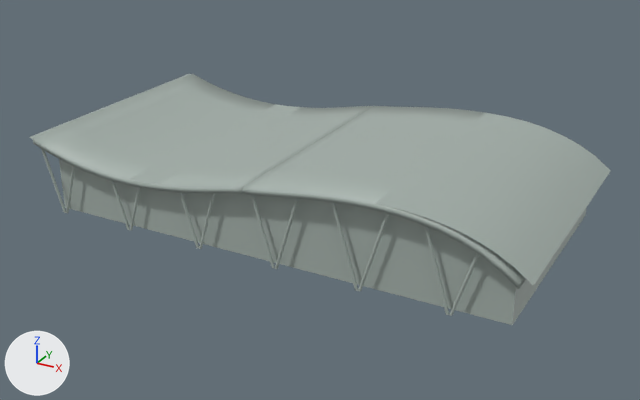
Two versions of the glTF model dist/assets/models/stadium.glb, one commit apart.
Before and after are seen from a 50 mm camera at (150.3, -218.3, 126.6) aimed at (16.1, 25.7, 4.5). Arrows for +X, +Y and +Z are at lower left; the lights stay in place. Where no turn or scale is listed for an object, it has been applied to the vertices. Vertices at the same position are counted once.

Objects in the first picture: 'Plane.001', 'Plane.002', 'SurfCurve', 'SurfCurve.001'.
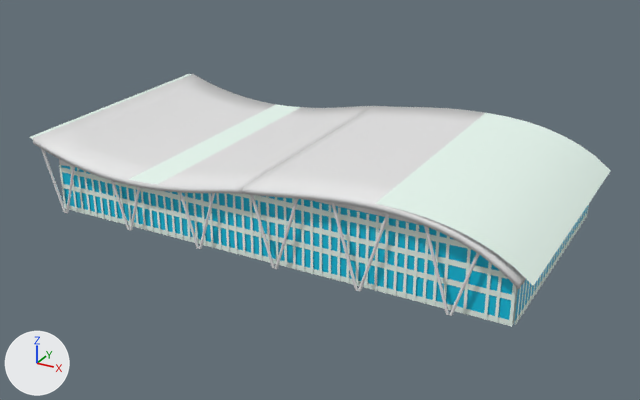
The newer file is also turned or shifted as a whole; pictures and numbers use the older file's frame.

Pixel boxes (x1, y1, x2, y2) of what changed, in the pictures (640 x 400 px):
'SurfCurve.001', recoloured (grey to white): (33, 74, 526, 289) in both
'Plane.003', added: after (59, 165, 516, 327)
    faces in mat_material_002 (cyan #00c5e7): (61, 165, 513, 320)
    faces in mat_1 (white #eefff6): (59, 165, 516, 327)
'Plane.002', recoloured (grey to cyan): (59, 159, 516, 325) in both
'SurfCurve', recoloured (grey to white): (30, 74, 611, 286) in both
'Plane.005', added: after (514, 204, 589, 325)
    faces in mat_material_002 (cyan #00c5e7): (514, 206, 589, 325)
    faces in mat_1 (white #eefff6): (515, 204, 589, 325)
part 1 of me_plane, recoloured: before (512, 207, 587, 325); after (512, 287, 518, 325)

Patch to the scene script:
```diff
--- a/dist/assets/models/stadium.glb.py
+++ b/dist/assets/models/stadium.glb.py
@@ mat_material_001 @@
+mat_material_001 = principled_material('Material.001')
+mat_material_001.base_color = (0.8, 0.8, 0.8)  # white #e7e7e7
@@ mat_1 @@
+mat_1 = principled_material('1')
+mat_1.base_color = (0.856, 1.0, 0.923)  # white #eefff6
@@ mat_material_002 @@
+mat_material_002 = principled_material('Material.002')
+mat_material_002.base_color = (0.0, 0.556, 0.801)  # cyan #00c5e7
@@ me_surfcurve_001 @@
 me_surfcurve_001.from_pydata(...)  # 256 vertices, 420 faces; spans x -53.0..120.0, y 0.0..90.0, z -4.0..9.0
-me_surfcurve_001.materials.append(mat_material)  # grey #a5b1ab
+me_surfcurve_001.materials.append(mat_1)  # white #eefff6
@@ me_surfcurve_003 @@
 me_surfcurve_003.from_pydata(...)  # 512 vertices, 1016 faces; spans x -52.0..116.0, y 0.0..90.0, z -4.0..11.0
-me_surfcurve_003.materials.append(mat_material)  # grey #a5b1ab
+me_surfcurve_003.materials.append(mat_material_001)  # white #e7e7e7
@@ me_plane @@
 # used by ob_plane_001; location = (96.7, 26.8, 12.9)
-me_plane.from_pydata(...)  # 10 vertices, 8 faces; spans x 0.0, y -40.8..40.8, z -13.0..3.8
+me_plane.from_pydata(...)  # 8 vertices, 4 faces; spans x 0.0, y -40.8..40.8, z -13.0..1.2
+# me_plane part 1: 4 faces spanning x 0.0, y -40.8..40.8, z -13.0..1.2 switch from mat_material (grey #a5b1ab) to mat_1 (white #eefff6)
@@ me_plane_002 @@
 me_plane_002.from_pydata(...)  # 43 vertices, 49 faces; spans x 0.0..160.0, y -41.0..41.0, z -17.0..11.0
-me_plane_002.materials.append(mat_material)  # grey #a5b1ab
+me_plane_002.materials.append(mat_material_001)  # white #e7e7e7
@@ me_plane_003 @@
+me_plane_003.from_pydata(...)  # 312 vertices, 201 faces; spans x -1.0..1.0, y -24.0..3.4, z -0.2..0.2
+# faces by material slot: [194, 7]
+me_plane_003.materials.append(mat_1)  # white #eefff6
+me_plane_003.materials.append(mat_material_002)  # cyan #00c5e7
@@ me_plane_001 @@
+me_plane_001.from_pydata(...)  # 120 vertices, 60 faces; spans x -0.6..0.4, y -24.0..-5.9, z -0.2..0.2
+# faces by material slot: [58, 2]
+me_plane_001.materials.append(mat_1)  # white #eefff6
+me_plane_001.materials.append(mat_material_002)  # cyan #00c5e7
@@ ob_plane_003 @@
+ob_plane_003 = bpy.data.objects.new('Plane.003', me_plane_003)
+ob_plane_003.location = (16.7, -14.3, 20.7)
+ob_plane_003.rotation_euler = (1.571, -3.142, 0.0)  # degrees (90, -180, 0)
+ob_plane_003.scale = (-80.4, -0.867, -1.0)
@@ ob_plane_005 @@
+ob_plane_005 = bpy.data.objects.new('Plane.005', me_plane_001)
+ob_plane_005.location = (97.4, 34.8, 18.7)
+ob_plane_005.rotation_euler = (-1.571, 0.0, -1.571)  # degrees (-90, 0, -90)
+ob_plane_005.scale = (-80.4, -0.783, -1.0)
```
